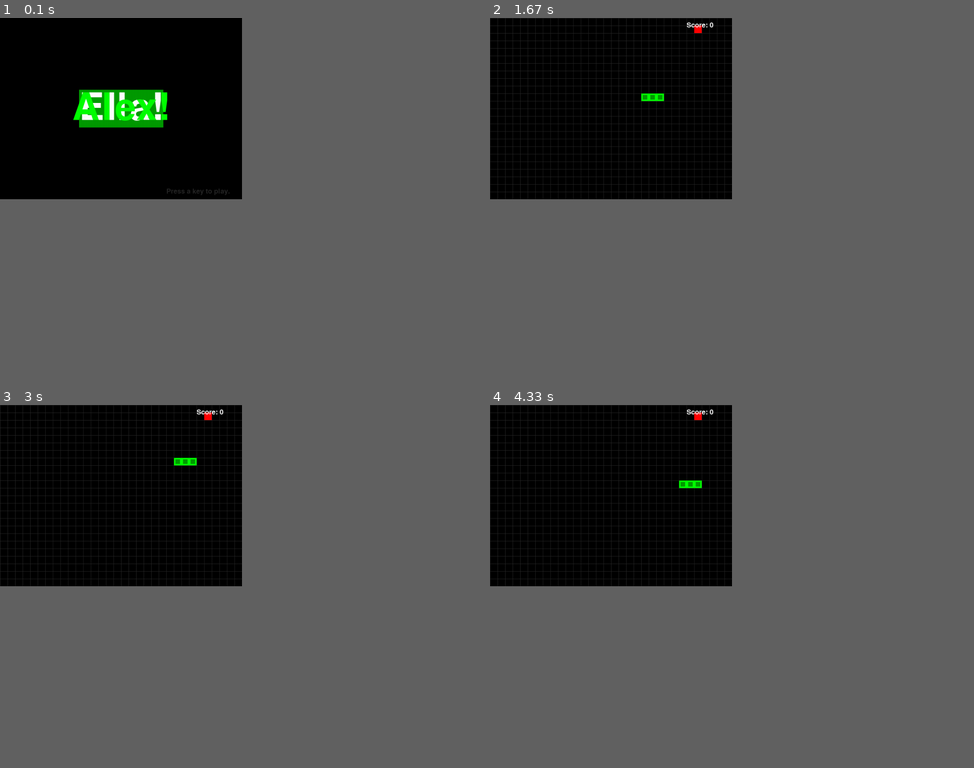
Above: before the commit, frames 1-4 (two rows, left to right).
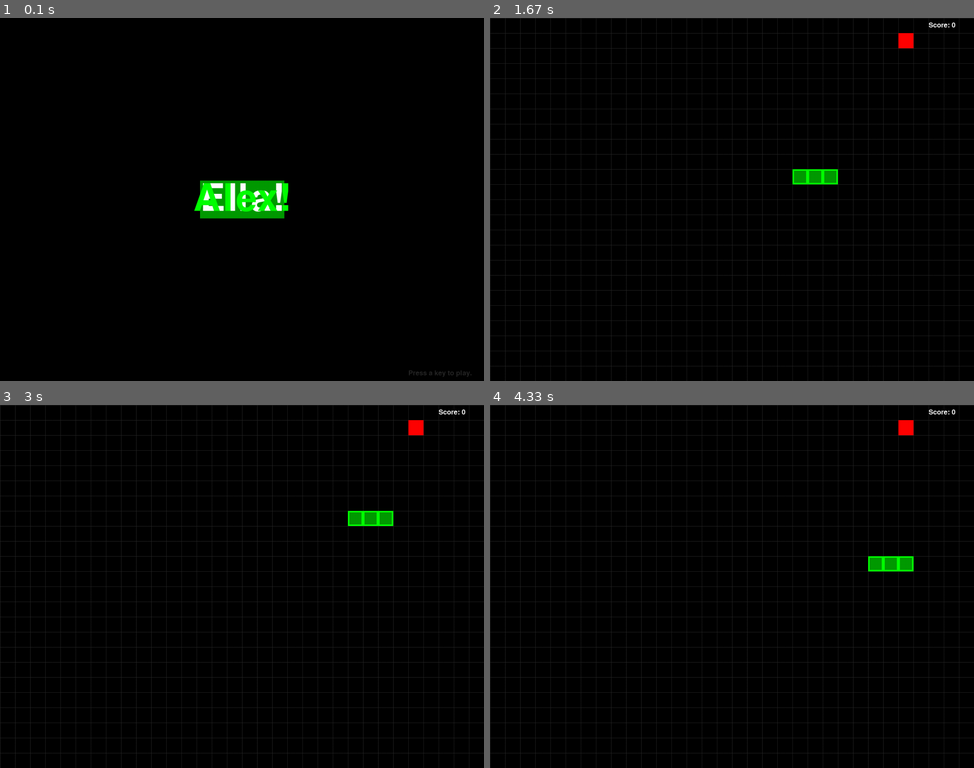
Above: after the commit, the same moments.

Repository: revbingo/python_games
Game: pygame game, started from wormy.py
Two runs of this game, one before a commit and one after it. Both use one fixed random seed, a clock stepped at 60 frames per second and the inputs below. The source is Python 2; it was converted automatically to run under Python 3.
Inputs:
- Up to frame 1 (0.1 s): no input
- Up to frame 2 (1.67 s): tap Enter at 0.33 s; tap S at 0.67 s; hold Right 1.17-1.63 s
- Up to frame 3 (3 s): hold Up 1.67-2.2 s; hold Right 2.23-2.78 s; hold Left from 2.82 s (still down)
- Up to frame 4 (4.33 s): release Left at 3.37 s; hold Down 3.4-3.95 s; hold Left from 3.98 s (still down)
In our replay, the window is 450x337 before the commit and 900x675 after it. These sizes can differ from the game's own. Grey fills any space a smaller window leaves; there, only what the larger window draws over its background counts as a difference.

The runs differ from the first frame. In frame 1, 3.9% of the frame differs, in the area x 15-98%, y 19-99%; in frame 2, 3.4%; in frame 3, 3.4%; in frame 4, 3.4%.

Commit message:
Change board size

Diff:
--- a/wormy.py
+++ b/wormy.py
@@ -9,9 +9,9 @@
 from pygame.locals import *
 
 FPS = 5
-WINDOWWIDTH = 640
-WINDOWHEIGHT = 480
-CELLSIZE = 20
+WINDOWWIDTH = 1280
+WINDOWHEIGHT =  960
+CELLSIZE = 40
 assert WINDOWWIDTH % CELLSIZE == 0, "Window width must be a multiple of cell size."
 assert WINDOWHEIGHT % CELLSIZE == 0, "Window height must be a multiple of cell size."
 CELLWIDTH = int(WINDOWWIDTH / CELLSIZE)
